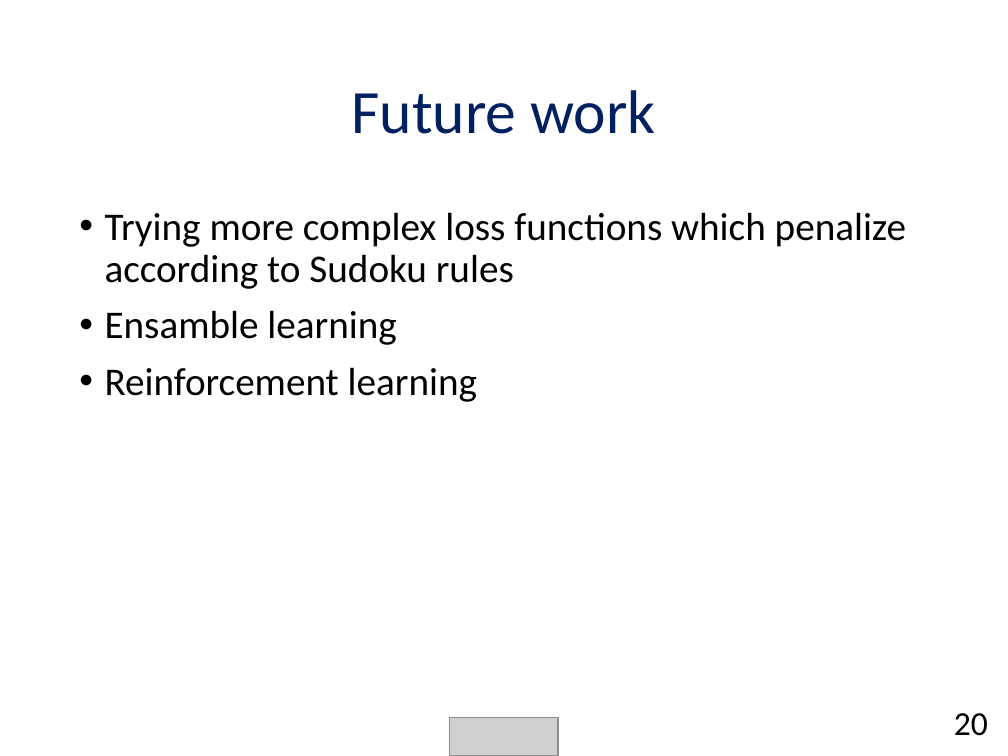
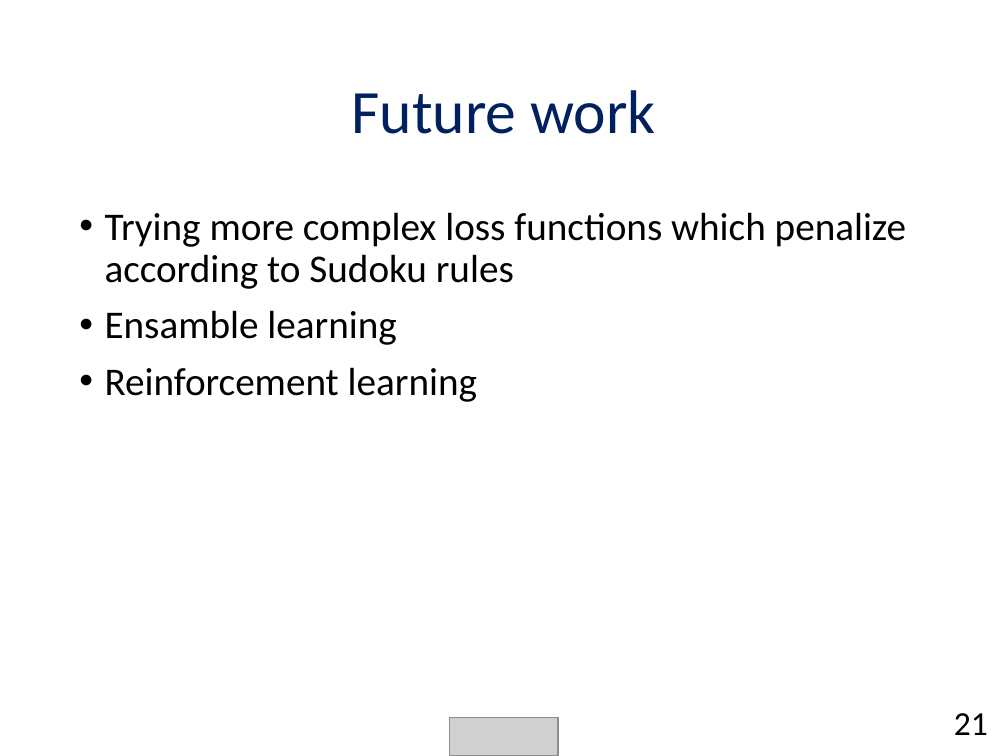
Before and after one commit to chendudai/Sudoku, a slide deck: slide 21 of Presentation/final_presentation.pptx (slide 20 before the commit). Drawn at 1008x756 pixels with LibreOffice and Linux fonts; fonts in the diff are those of the drawing; grey boxes stand for pictures. Boxes give left, top, right and bottom in pixels: in the first picture for what was removed or moved away, otherwise in the second. Text is boxed around its words. In the diff, an @@ line names an element or a change of style, - is before the commit and + after.

```diff
--- a/Presentation/final_presentation.pptx
+++ b/Presentation/final_presentation.pptx
@@ text at <box>954,713,988,735</box>: text changed @@
-20
+21
```
Also in this commit, not shown: 15 other slides changed, 2 slides added, 1 slide removed.
